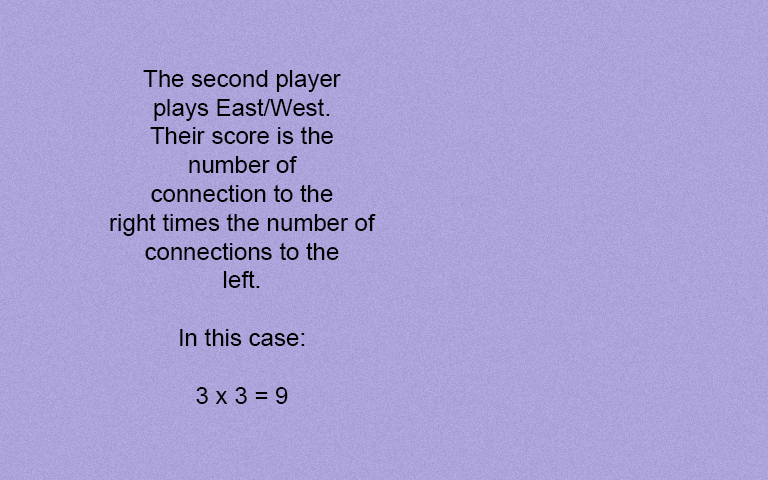
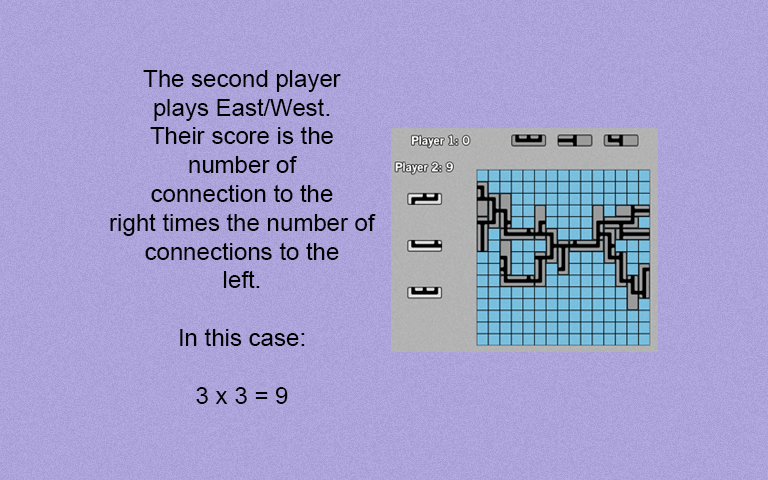
Two versions of the same layered image (768×480). Layer-by-layer changes:
added layer "Layer 1" above "The second player plays East/West. Their score is the number of" over [391, 128, 658, 352]
